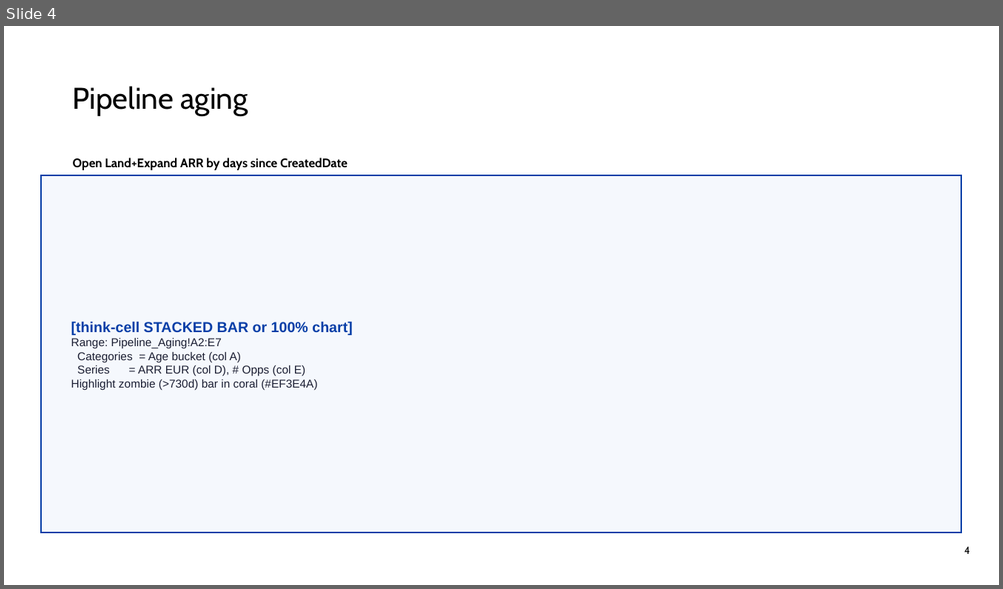
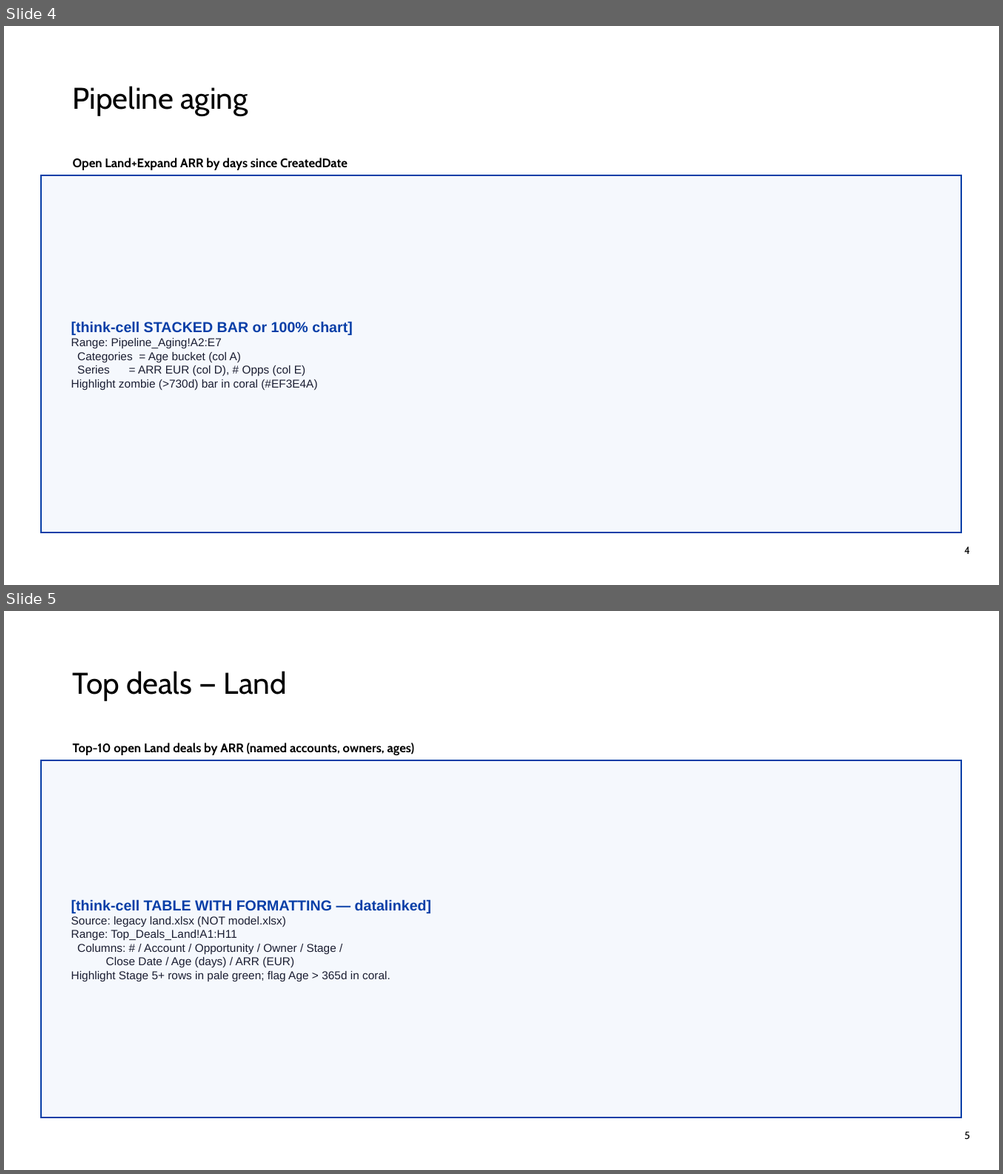
Before and after one commit to Andre-Profitt/sales-ops-copilot, a slide deck: assets/LAND_template.pptx. Shown one above the other, each under a label of ours: slide 4 before the commit, slides 4 and 5 after it. The pictures are 1003x589 and 1003x1174 pixels, drawn with LibreOffice and Linux fonts; fonts in the diff are those of the drawing; background and template pictures are left out. Boxes give left, top, right and bottom in pixels: in the first picture for what was removed or moved away, otherwise in the second. Text is boxed around its words. In the diff, an @@ line names an element or a change of style, - is before the commit and + after.

```diff
--- a/assets/LAND_template.pptx
+++ b/assets/LAND_template.pptx
@@ slide 5 added at (x1=4, y1=611, x2=999, y2=1170), background #FFFFFF; not listed: 1 template element that a slide beside it also shows @@
@@ text added at (x1=73, y1=671, x2=287, y2=701), 29 pt, text #000000 @@
+Top deals — Land
@@ text added at (x1=73, y1=743, x2=415, y2=755), 12 pt, text #000000, bold @@
+Top-10 open Land deals by ARR (named accounts, owners, ages)
@@ rectangle added at (x1=41, y1=760, x2=962, y2=1119), fill #F5F8FD, outline #083EA7 1.5 pt, 11 pt, text #1A1D31 @@
+[think-cell TABLE WITH FORMATTING — datalinked]
+Source: legacy land.xlsx (NOT model.xlsx)
+Range: Top_Deals_Land!A1:H11
+Columns: # / Account / Opportunity / Owner / Stage /
+Close Date / Age (days) / ARR (EUR)
+Highlight Stage 5+ rows in pale green; flag Age > 365d in coral.
```
Also in this commit, not shown: 4 other slides added, 1 slide removed, 2 other files.
